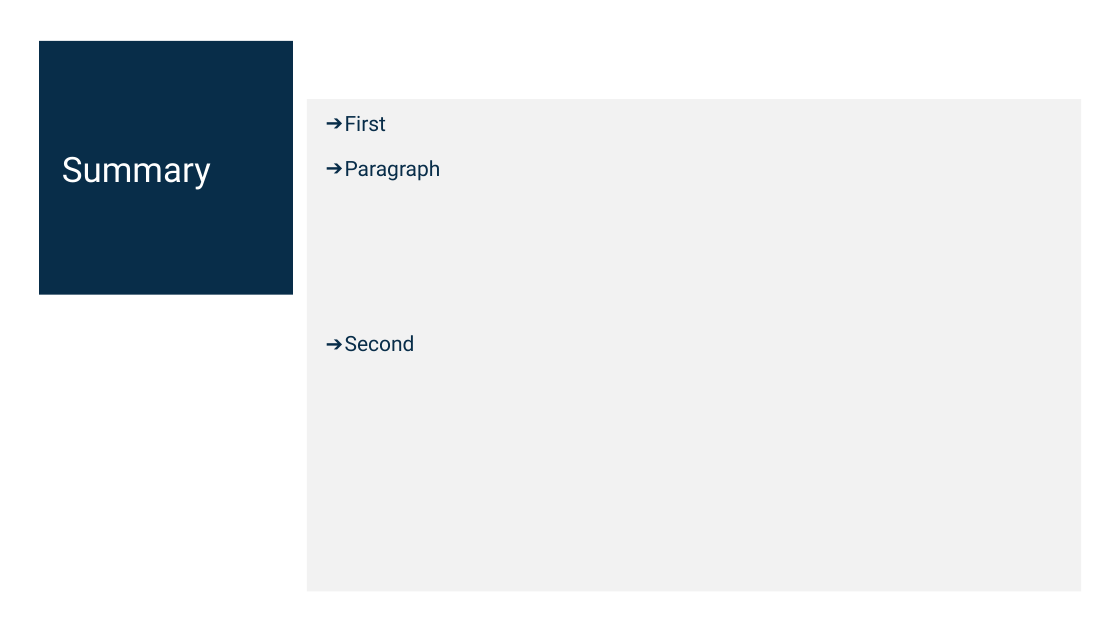
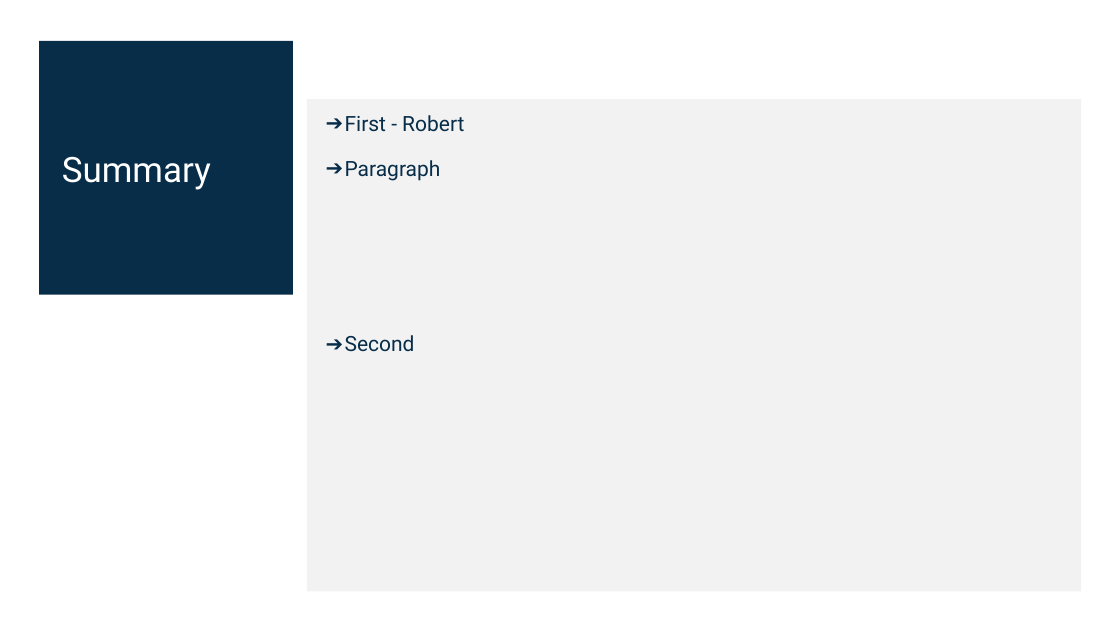
Before and after one commit to DarcyMae/Telehealth_Trends_Project, a slide deck: slide 9 of AI_Bootcamp_Project_RobertRodriguez.pptx. Drawn at 1120x630 pixels with LibreOffice and Linux fonts; fonts in the diff are those of the drawing. Boxes give left, top, right and bottom in pixels: in the first picture for what was removed or moved away, otherwise in the second. Text is boxed around its words. In the diff, an @@ line names an element or a change of style, - is before the commit and + after.

```diff
--- a/AI_Bootcamp_Project_RobertRodriguez.pptx
+++ b/AI_Bootcamp_Project_RobertRodriguez.pptx
@@ text at box(345, 115, 464, 132): text changed @@
-➔ First
+➔ First - Robert
```
Also in this commit, not shown: 7 other slides changed.
